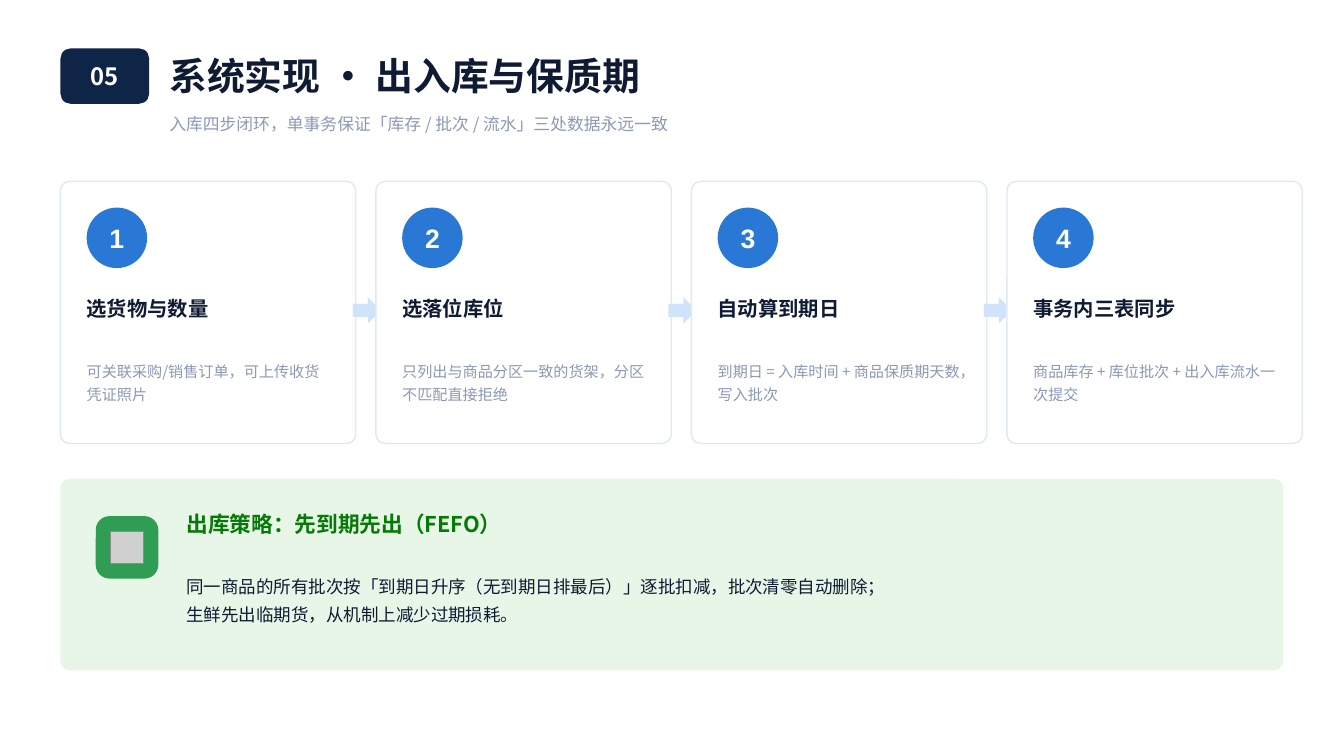
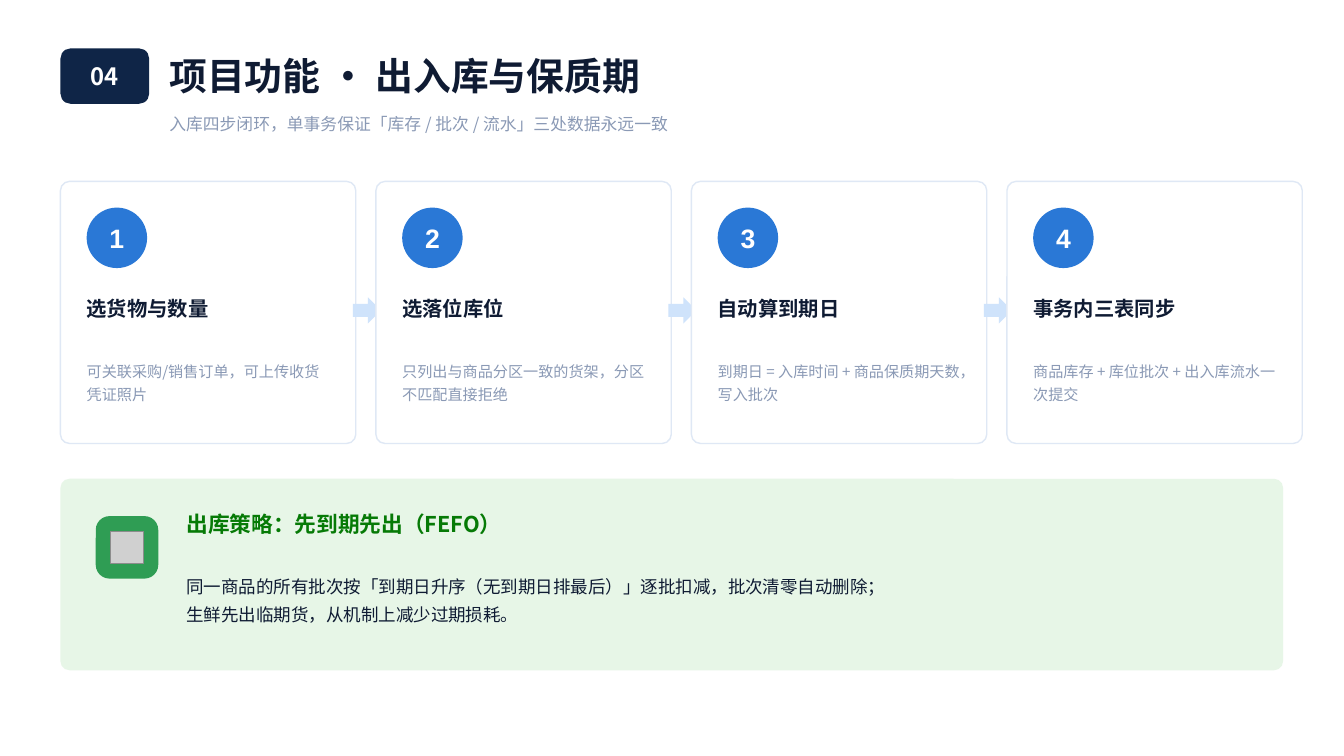
Before and after one commit to bal483836-ctrl/Warehouse_MS, a slide deck: slide 11 of 小明智库-答辩汇报.pptx. Drawn at 1344x756 pixels with LibreOffice and Linux fonts; fonts in the diff are those of the drawing; grey boxes stand for pictures. Boxes give left, top, right and bottom in pixels: in the first picture for what was removed or moved away, otherwise in the second. Text is boxed around its words. In the diff, an @@ line names an element or a change of style, - is before the commit and + after.

```diff
--- a/小明智库-答辩汇报.pptx
+++ b/小明智库-答辩汇报.pptx
@@ text at [169,57,640,94]: text changed @@
-系统实现 · 出入库与保质期
+项目功能 · 出入库与保质期
@@ text at [91,67,119,86]: text changed @@
-05
+04
```
Also in this commit, not shown: 13 other slides changed, 3 slides added, 3 slides removed.
